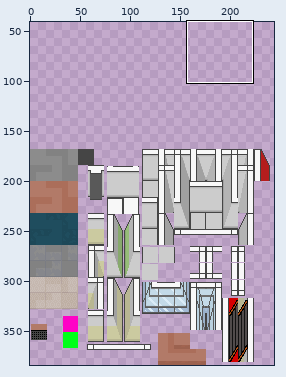
Two states of a sprite sheet, Assets/Artwork/School/wall_n_floor.png. The first picture is a wide view before the edit; the outline marks the close-up.
Close-up. The starting point:
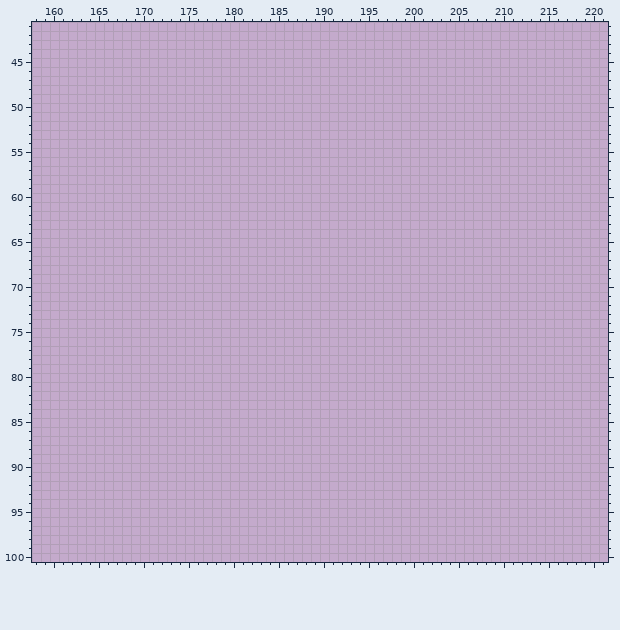
The file is 384x384 pixels. Colours within 5 levels of each other are drawn and written as one. Shown: x 158..221, y 41..100. The wide view leaves out empty margins. The commit also changed other parts of the picture, which this record leaves out.
Once edited:
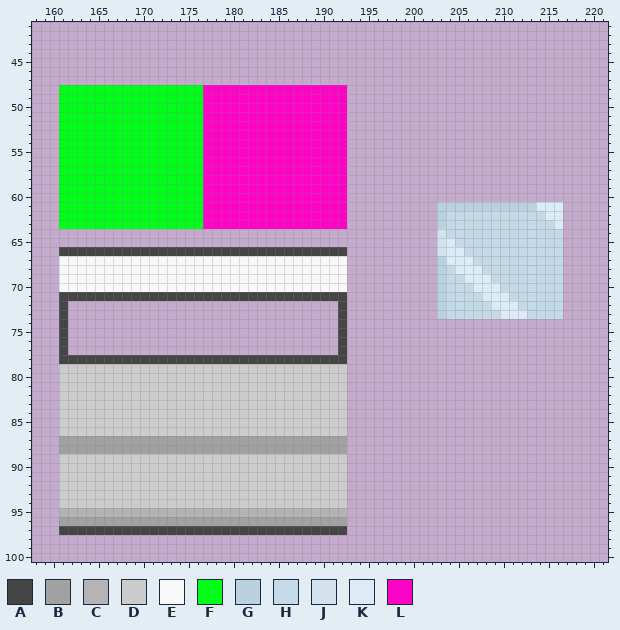
Palette (. is transparent): A #454545  B #a1a1a1  C #b4b4b4  D #cccccc  E #f8f8f8  F #00ff18  G #bad2e0  H #c4dae8  J #d3e3ed  K #dbecf7  L #ff00c6fc
Changes in this commit:
@@ x 158..221 @@
  47 ................................................................
- 48 ................................................................
- 49 ................................................................
- 50 ................................................................
- 51 ................................................................
- 52 ................................................................
- 53 ................................................................
- 54 ................................................................
- 55 ................................................................
- 56 ................................................................
- 57 ................................................................
- 58 ................................................................
- 59 ................................................................
- 60 ................................................................
- 61 ................................................................
- 62 ................................................................
- 63 ................................................................
- 64 ................................................................
- 65 ................................................................
- 66 ................................................................
- 67 ................................................................
- 68 ................................................................
- 69 ................................................................
- 70 ................................................................
- 71 ................................................................
- 72 ................................................................
- 73 ................................................................
- 74 ................................................................
- 75 ................................................................
- 76 ................................................................
- 77 ................................................................
- 78 ................................................................
- 79 ................................................................
- 80 ................................................................
- 81 ................................................................
- 82 ................................................................
- 83 ................................................................
- 84 ................................................................
- 85 ................................................................
- 86 ................................................................
- 87 ................................................................
- 88 ................................................................
- 89 ................................................................
- 90 ................................................................
- 91 ................................................................
- 92 ................................................................
- 93 ................................................................
- 94 ................................................................
- 95 ................................................................
- 96 ................................................................
- 97 ................................................................
+ 48 ...FFFFFFFFFFFFFFFFLLLLLLLLLLLLLLLL.............................
+ 49 ...FFFFFFFFFFFFFFFFLLLLLLLLLLLLLLLL.............................
+ 50 ...FFFFFFFFFFFFFFFFLLLLLLLLLLLLLLLL.............................
+ 51 ...FFFFFFFFFFFFFFFFLLLLLLLLLLLLLLLL.............................
+ 52 ...FFFFFFFFFFFFFFFFLLLLLLLLLLLLLLLL.............................
+ 53 ...FFFFFFFFFFFFFFFFLLLLLLLLLLLLLLLL.............................
+ 54 ...FFFFFFFFFFFFFFFFLLLLLLLLLLLLLLLL.............................
+ 55 ...FFFFFFFFFFFFFFFFLLLLLLLLLLLLLLLL.............................
+ 56 ...FFFFFFFFFFFFFFFFLLLLLLLLLLLLLLLL.............................
+ 57 ...FFFFFFFFFFFFFFFFLLLLLLLLLLLLLLLL.............................
+ 58 ...FFFFFFFFFFFFFFFFLLLLLLLLLLLLLLLL.............................
+ 59 ...FFFFFFFFFFFFFFFFLLLLLLLLLLLLLLLL.............................
+ 60 ...FFFFFFFFFFFFFFFFLLLLLLLLLLLLLLLL.............................
+ 61 ...FFFFFFFFFFFFFFFFLLLLLLLLLLLLLLLL..........GGGGGGGGGGGKKK.....
+ 62 ...FFFFFFFFFFFFFFFFLLLLLLLLLLLLLLLL..........GHHHHHHHHHHHKK.....
+ 63 ...FFFFFFFFFFFFFFFFLLLLLLLLLLLLLLLL..........GHHHHHHHHHHHHK.....
+ 64 .............................................JHHHHHHHHHHHHH.....
+ 65 .............................................JKHHHHHHHHHHHH.....
+ 66 ...AAAAAAAAAAAAAAAAAAAAAAAAAAAAAAAA..........JKKHHHHHHHHHHH.....
+ 67 ...EEEEEEEEEEEEEEEEEEEEEEEEEEEEEEEE..........GKKKHHHHHHHHHH.....
+ 68 ...EEEEEEEEEEEEEEEEEEEEEEEEEEEEEEEE..........GHKKKHHHHHHHHH.....
+ 69 ...EEEEEEEEEEEEEEEEEEEEEEEEEEEEEEEE..........GHHKKKHHHHHHHH.....
+ 70 ...EEEEEEEEEEEEEEEEEEEEEEEEEEEEEEEE..........GHHHKKKHHHHHHH.....
+ 71 ...AAAAAAAAAAAAAAAAAAAAAAAAAAAAAAAA..........GHHHHKKKHHHHHH.....
+ 72 ...A..............................A..........GHHHHHKKKHHHHH.....
+ 73 ...A..............................A..........GHHHHHHKKKHHHH.....
+ 74 ...A..............................A.............................
+ 75 ...A..............................A.............................
+ 76 ...A..............................A.............................
+ 77 ...A..............................A.............................
+ 78 ...AAAAAAAAAAAAAAAAAAAAAAAAAAAAAAAA.............................
+ 79 ...DDDDDDDDDDDDDDDDDDDDDDDDDDDDDDDD.............................
+ 80 ...DDDDDDDDDDDDDDDDDDDDDDDDDDDDDDDD.............................
+ 81 ...DDDDDDDDDDDDDDDDDDDDDDDDDDDDDDDD.............................
+ 82 ...DDDDDDDDDDDDDDDDDDDDDDDDDDDDDDDD.............................
+ 83 ...DDDDDDDDDDDDDDDDDDDDDDDDDDDDDDDD.............................
+ 84 ...DDDDDDDDDDDDDDDDDDDDDDDDDDDDDDDD.............................
+ 85 ...DDDDDDDDDDDDDDDDDDDDDDDDDDDDDDDD.............................
+ 86 ...DDDDDDDDDDDDDDDDDDDDDDDDDDDDDDDD.............................
+ 87 ...BBBBBBBBBBBBBBBBBBBBBBBBBBBBBBBB.............................
+ 88 ...BBBBBBBBBBBBBBBBBBBBBBBBBBBBBBBB.............................
+ 89 ...DDDDDDDDDDDDDDDDDDDDDDDDDDDDDDDD.............................
+ 90 ...DDDDDDDDDDDDDDDDDDDDDDDDDDDDDDDD.............................
+ 91 ...DDDDDDDDDDDDDDDDDDDDDDDDDDDDDDDD.............................
+ 92 ...DDDDDDDDDDDDDDDDDDDDDDDDDDDDDDDD.............................
+ 93 ...DDDDDDDDDDDDDDDDDDDDDDDDDDDDDDDD.............................
+ 94 ...DDDDDDDDDDDDDDDDDDDDDDDDDDDDDDDD.............................
+ 95 ...CCCCCCCCCCCCCCCCCCCCCCCCCCCCCCCC.............................
+ 96 ...BBBBBBBBBBBBBBBBBBBBBBBBBBBBBBBB.............................
+ 97 ...AAAAAAAAAAAAAAAAAAAAAAAAAAAAAAAA.............................
  98 ................................................................
